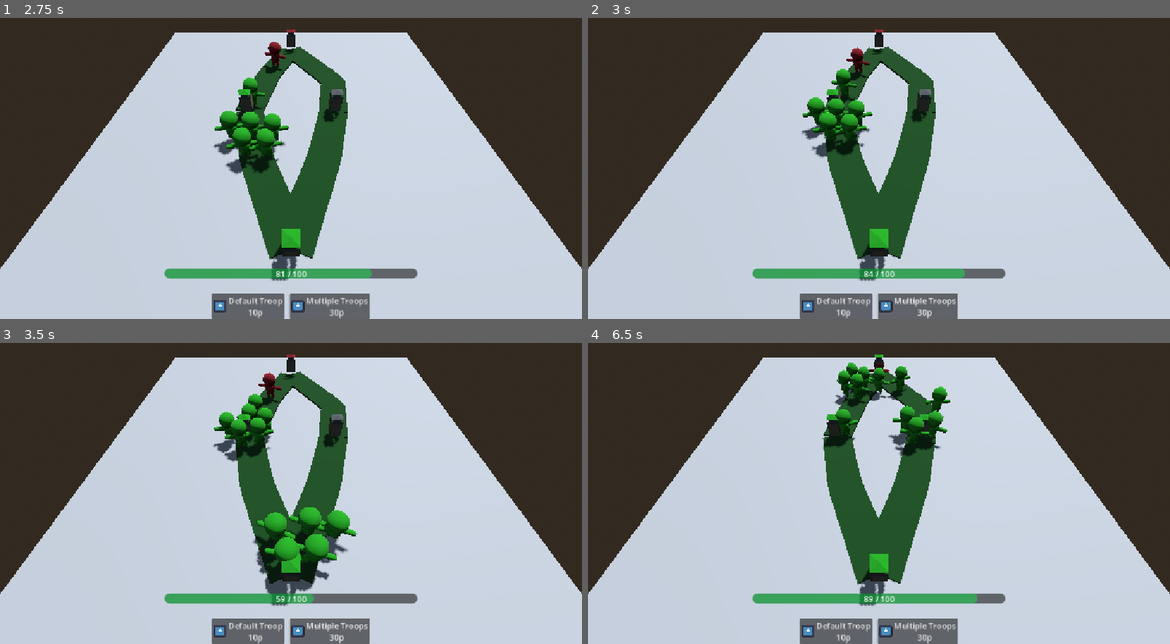
Above: before the commit, frames 1-4 (two rows, left to right).
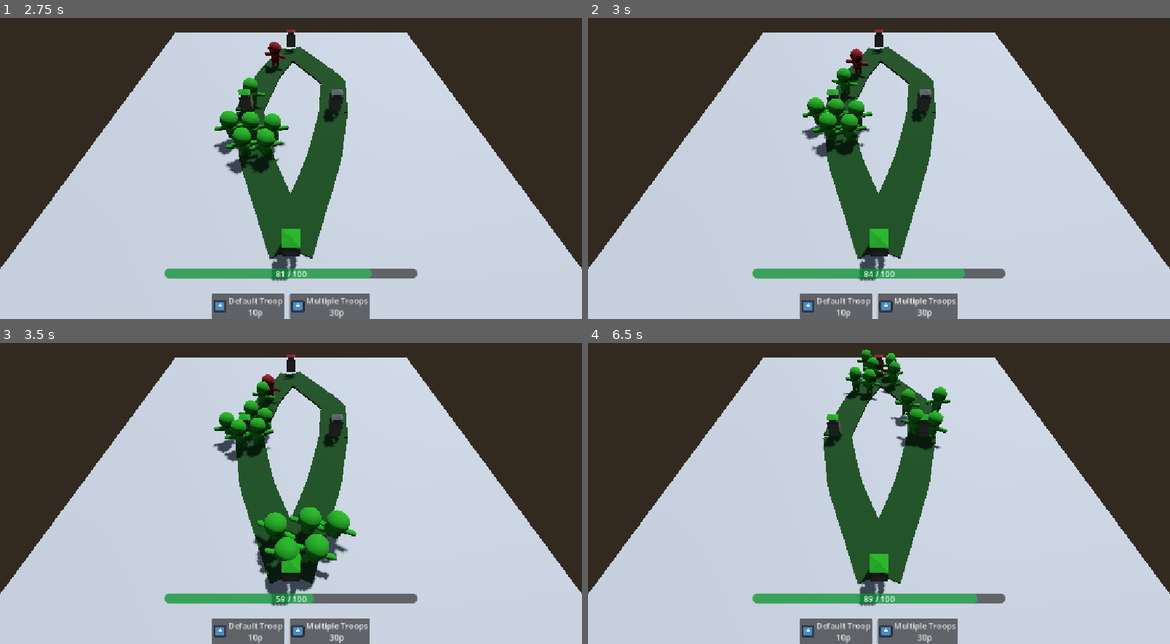
Above: after the commit, the same moments.

Repository: redd096/CrossCommunityGameJam2026
Game: Godot game, scene res://Scenes/game_scene.tscn
Same seed, same stepped clock (60 frames per second), same inputs: the game is played once before the commit and once after it. The engine's default icon, where the game draws it, is replaced by a stand-in: a white triangle on a blue panel in a dark square.
Inputs (mouse positions are in pixels of both pictures, inside the frame that each line leads up to):
- Up to frame 1 (2.75 s): click "Default Troop 10p" at 0.5 s; click "Multiple Troops 30p" at 1.25 s; move the mouse to (419, 138) at 2.02 s; hold Right (ui_right) from 2.03 s (still down); click (419, 138) at 2.17 s
- Up to frame 2 (3 s): move the mouse to (762, 171) at 2.77 s; release Right (ui_right) at 2.78 s; hold Down (ui_down) from 2.78 s (still down)
- Up to frame 3 (3.5 s): keep holding Down (ui_down); tap Enter (ui_accept) at 3.02 s
- Up to frame 4 (6.5 s): move the mouse to (937, 409) at 3.52 s; release Down (ui_down) at 3.53 s; hold Right (ui_right) 3.53-4.28 s; move the mouse to (849, 544) at 4.27 s; hold Up (ui_up) 4.28-5.03 s; click (849, 544) at 4.42 s; tap Enter (ui_accept) at 4.52, 5.27, 6.02 s; move the mouse to (1053, 529) at 5.02 s; hold Left (ui_left) from 5.03 s (still down); move the mouse to (704, 430) at 5.77 s

Frame 1 is identical in both runs. In frame 2, 0.2% of the frame differs, in the area x 41-49%, y 9-28%; in frame 3, 0.4%; in frame 4, 2.1%, in the area x 42-59%, y 2-38%.

Commit message:
check targets every second instead of every frame

Diff:
--- a/Scripts/units/enemy/states/enemy_defend_state.gd
+++ b/Scripts/units/enemy/states/enemy_defend_state.gd
@@ -5,27 +5,33 @@
 ## Every few seconds, check if there are still Player units on the path (or they are already dead and this enemy can move) [br]
 ## or check if they are near to attack them
 
+@export var check_targets_interval: float = 1.0 ## seconds between checks of Player units in attack range
 @export var check_path_interval: float = 1.0 ## seconds between checks of Player units on the paths
 
 var sm: EnemyStateMachineComponent
-var _check_timer: float = 0.0
+var _targets_timer: float = 0.0
+var _path_timer: float = 0.0
 
 
 func _enter_state() -> void:
 	sm = state_machine as EnemyStateMachineComponent
 	# reset values
-	_check_timer = 0.0
+	_targets_timer = 0.0
+	_path_timer = 0.0
 	# stay still (nothing calls move_and_slide in this state)
 	sm.unit.velocity = Vector3.ZERO
 
 
 func _physics_process_state(delta: float) -> void:
 	# if find targets, attack
-	if sm.look_for_targets_component.are_there_targets(OrphanUnit.ECharacterFaction.PLAYER):
-		sm.set_state(sm.attack_state)
-		return
+	_targets_timer += delta
+	if _targets_timer > check_targets_interval:
+		_targets_timer = 0.0
+		if sm.look_for_targets_component.are_there_targets(OrphanUnit.ECharacterFaction.PLAYER):
+			sm.set_state(sm.attack_state)
+			return
 
 	# every few seconds go back to idle: it comes back here if Player units are still on the paths, else it moves
-	_check_timer += delta
-	if _check_timer > check_path_interval:
+	_path_timer += delta
+	if _path_timer > check_path_interval:
 		sm.set_state(sm.idle_state)
--- a/Scripts/units/enemy/states/enemy_move_state.gd
+++ b/Scripts/units/enemy/states/enemy_move_state.gd
@@ -4,12 +4,16 @@
 ## Movement State, just move along the path. [br]
 ## and check if find enemies or reach the end of the path
 
+@export var check_targets_interval: float = 1.0 ## seconds between checks of Player units in attack range
+@export_group("Give Up")
 @export var give_up_time: float = 1.0 ## seconds without getting closer to the path end, before giving up
 @export var min_progress: float = 0.2 ## how much closer we must get to the path end, to reset give_up_time
+@export var give_up_max_distance: float = 3.0 ## give up only this near to the path end, else keep walking (we are just stuck in the crowd)
 
 const DISTANCE_REACH_NODE: float = 0.2
 
 var sm: EnemyStateMachineComponent
+var _targets_timer: float = 0.0
 var _give_up_timer: float = 0.0	## if timers reach end, give up to movement
 var _best_distance: float = INF ## check if there is a progress to the end of the path, else give up
 
@@ -17,6 +21,7 @@
 func _enter_state() -> void:
 	sm = state_machine as EnemyStateMachineComponent
 	# reset values
+	_targets_timer = 0.0
 	_give_up_timer = 0.0
 	_best_distance = INF
 
@@ -29,9 +34,12 @@
 	sm.movement_component.move(sm.unit, path, move_forward, sm.formation_slot.x)
 
 	# if find targets, attack
-	if sm.look_for_targets_component.are_there_targets(OrphanUnit.ECharacterFaction.PLAYER):
-		sm.set_state(sm.attack_state)
-		return
+	_targets_timer += delta
+	if _targets_timer > check_targets_interval:
+		_targets_timer = 0.0
+		if sm.look_for_targets_component.are_there_targets(OrphanUnit.ECharacterFaction.PLAYER):
+			sm.set_state(sm.attack_state)
+			return
 
 	# check if reach end of the path or give up, to go back to idle
 
@@ -49,7 +57,7 @@
 		sm.set_new_node_and_path(new_node, null)
 		sm.set_state(sm.idle_state)
 	# else, if "give up timer" is completed, back to idle with new reached node
-	elif _give_up_timer > give_up_time:
+	elif _give_up_timer > give_up_time and distance < give_up_max_distance:
 		var new_node: MapNode = sm.current_map_node.get_map_node_from_struct(sm.current_struct_path)
 		sm.set_new_node_and_path(new_node, null)
 		sm.set_state(sm.idle_state)
--- a/Scripts/units/player/states/player_move_state.gd
+++ b/Scripts/units/player/states/player_move_state.gd
@@ -4,12 +4,16 @@
 ## Movement State, just move along the path. [br]
 ## and check if find enemies or reach the end of the path
 
+@export var check_targets_interval: float = 1.0 ## seconds between checks of Player units in attack range
+@export_group("Give Up")
 @export var give_up_time: float = 1.0 ## seconds without getting closer to the path end, before giving up
 @export var min_progress: float = 0.2 ## how much closer we must get to the path end, to reset give_up_time
+@export var give_up_max_distance: float = 3.0 ## give up only this near to the path end, else keep walking (we are just stuck in the crowd)
 
 const DISTANCE_REACH_NODE: float = 0.2
 
 var sm: PlayerStateMachineComponent
+var _targets_timer: float = 0.0
 var _give_up_timer: float = 0.0	## if timers reach end, give up to movement
 var _best_distance: float = INF ## check if there is a progress to the end of the path, else give up
 
@@ -17,6 +21,7 @@
 func _enter_state() -> void:
 	sm = state_machine as PlayerStateMachineComponent
 	# reset values
+	_targets_timer = 0.0
 	_give_up_timer = 0.0
 	_best_distance = INF
 
@@ -28,9 +33,12 @@
 	sm.movement_component.move(sm.unit, path, move_forward, sm.formation_slot.x)
 
 	# if find targets, attack
-	if sm.look_for_targets_component.are_there_targets(OrphanUnit.ECharacterFaction.ENEMY):
-		sm.set_state(sm.attack_state)
-		return
+	_targets_timer += delta
+	if _targets_timer > check_targets_interval:
+		_targets_timer = 0.0
+		if sm.look_for_targets_component.are_there_targets(OrphanUnit.ECharacterFaction.ENEMY):
+			sm.set_state(sm.attack_state)
+			return
 
 	# check if reach end of the path or give up, to go back to idle
 
@@ -48,7 +56,7 @@
 		sm.set_new_node_and_path(new_node, null)
 		sm.set_state(sm.idle_state)
 	# else, if "give up timer" is completed, back to idle with new reached node
-	elif _give_up_timer > give_up_time:
+	elif _give_up_timer > give_up_time and distance < give_up_max_distance:
 		var new_node: MapNode = sm.current_map_node.get_map_node_from_struct(sm.current_struct_path)
 		sm.set_new_node_and_path(new_node, null)
 		sm.set_state(sm.idle_state)
